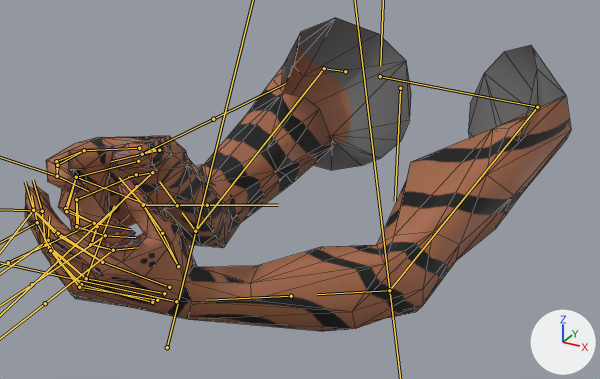
What one commit did to the FBX model assets/models/hands_fire.fbx.
Before and after are seen from a camera (50 mm lens) standing at (0.412, -0.809, 0.262) and looking at (0.0, -0.06, -0.113). The lights are fixed; the arrows at lower right show +X, +Y and +Z. Both versions are drawn at frame 2 of the action 'PoseLib (ik)'; the numbers are the values there. The bones that bend it are drawn over the model as lines. Mesh edges are drawn as thin lines.

In view in the first picture: 'Low_Arms'.
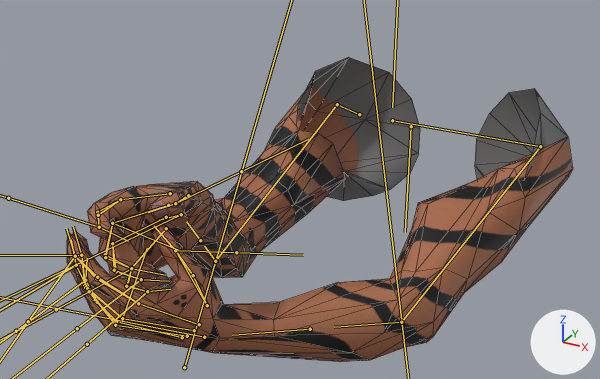
The change, as a list of edits to the scene's bpy script:
```text
Change bone_root:
    where bone_root = bpy.data.objects['Skeleton (IK+)'].pose.bones['ROOT']
    bone_root.location: (4.272, 12.131, -3.719) -> (4.398, 16.038, -9.9)
```

Changed parts and their boxes [x1, y1, x2, y2] in the pictures (600 x 379 px):
'Low_Arms', posed (7% narrower): before [25, 18, 571, 332]; after [67, 57, 573, 362]
bone 'ROOT', root to tip: before (400, 88) to (395, 201); after (411, 126) to (405, 232)
